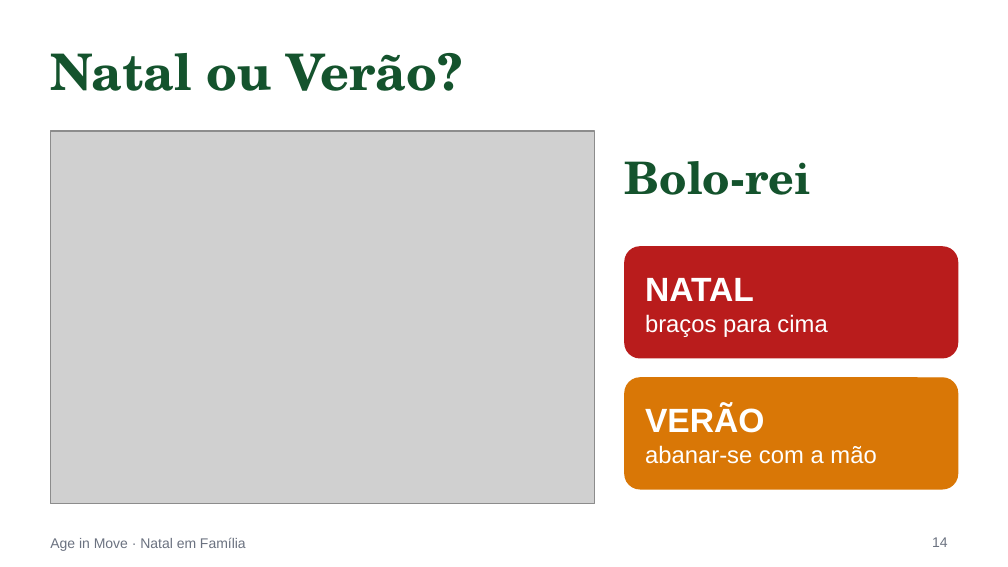
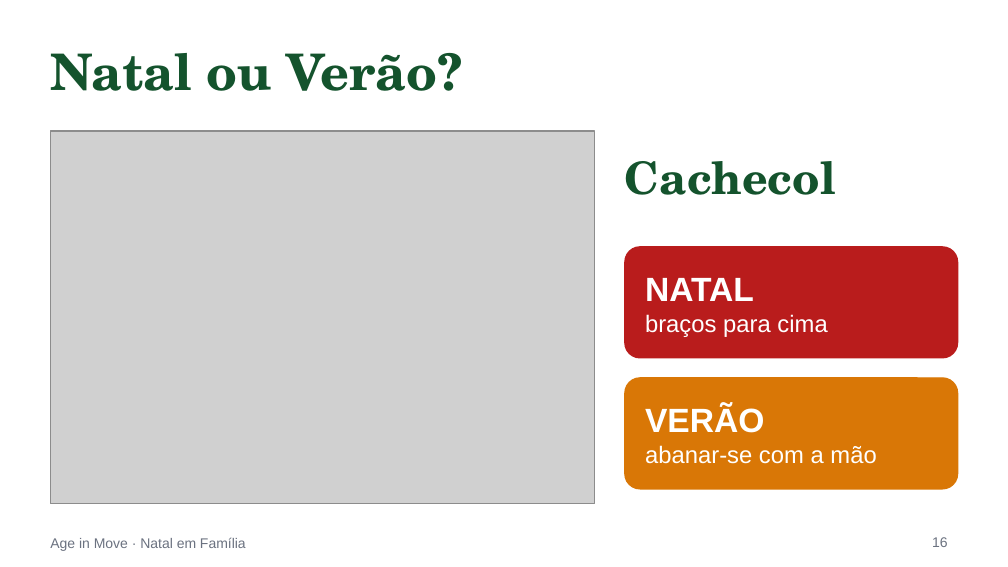
Before and after one commit to ageinmove25-bit/age-in-move-platform, a slide deck: slide 16 of materiais/powerpoints/pptx/v2/natal-em-familia.pptx (slide 14 before the commit). Drawn at 1008x567 pixels with LibreOffice and Linux fonts; fonts in the diff are those of the drawing; grey boxes stand for pictures. Boxes give left, top, right and bottom in pixels: in the first picture for what was removed or moved away, otherwise in the second. Text is boxed around its words. In the diff, an @@ line names an element or a change of style, - is before the commit and + after.

```diff
--- a/materiais/powerpoints/pptx/v2/natal-em-familia.pptx
+++ b/materiais/powerpoints/pptx/v2/natal-em-familia.pptx
@@ text at bbox=[625, 161, 836, 195]: text changed @@
-Bolo-rei
+Cachecol
@@ page number at bbox=[932, 537, 948, 547]: text changed @@
-14
+16
```
Also in this commit, not shown: 11 other slides changed, 1 slide added, 1 slide removed, 24 other files.
